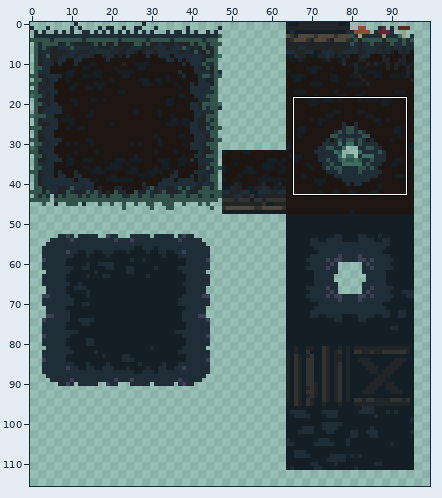
Two states of a sprite sheet, art/tilesets/tileset.png. Above, an overview of the earlier version with the close-up marked.
Close-up. Before the edit:
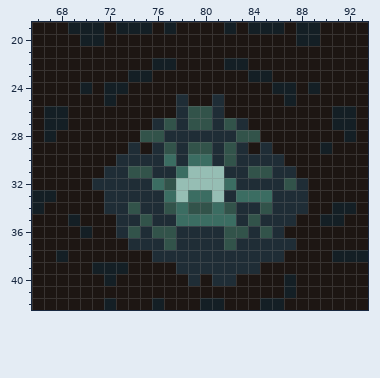
The file is 320x320 pixels. Shown: x 66..93, y 19..42. The wide view leaves out empty margins.
New version:
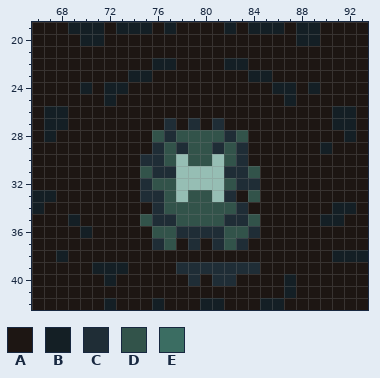
Palette (. is transparent): A #1d1613  B #141f25  C #1f2d36  D #32534a  E #3b6d62
The edit:
y 25: x 78 C -> A; x 81 C -> A
y 26: x 78..81 CDDC -> AAAA
y 27: x 76..80 CDCDD -> ACACA; x 82..83 DC -> AA
y 28: x 75 D -> A; x 78..81 CCCC -> DDDD; x 84 D -> A
y 29: x 74 C -> A; x 85 C -> A
y 30: x 73..74 CC -> AA; x 77..81 ECEEC -> D.DD.; x 84..86 CCC -> AAA
y 31: x 72..74 CCD -> AAA; x 78 E -> .; x 85..87 DCC -> AAA
y 32: x 71..74 CCCC -> AAAA; x 76 E -> D; x 82 E -> D; x 85..88 CCDC -> AAAA
y 33: x 72..74 CCC -> AAA; x 77 E -> D; x 79..80 EE -> DD; x 83..88 EEECCC -> ADAAAA
y 34: x 72..75 CCDC -> AAAA; x 78 E -> D; x 81 E -> D; x 84..88 CDCCC -> AAAAA
y 35: x 73..74 CC -> AA; x 78..82 EEEEE -> DDDDC; x 85..87 CCC -> AAA
y 36: x 73..75 CDC -> AAA; x 85..86 DC -> AA
y 37: x 74..75 CC -> AA; x 78 C -> A; x 80 C -> A; x 84..87 CCCC -> AAAA
y 38: x 76..86 CCCCCCCCCCC -> AAAAAAAAAAA
Pixel boxes of the changes (left, top, right, bottom) in both close-ups:
changed: (92, 94, 308, 262)
